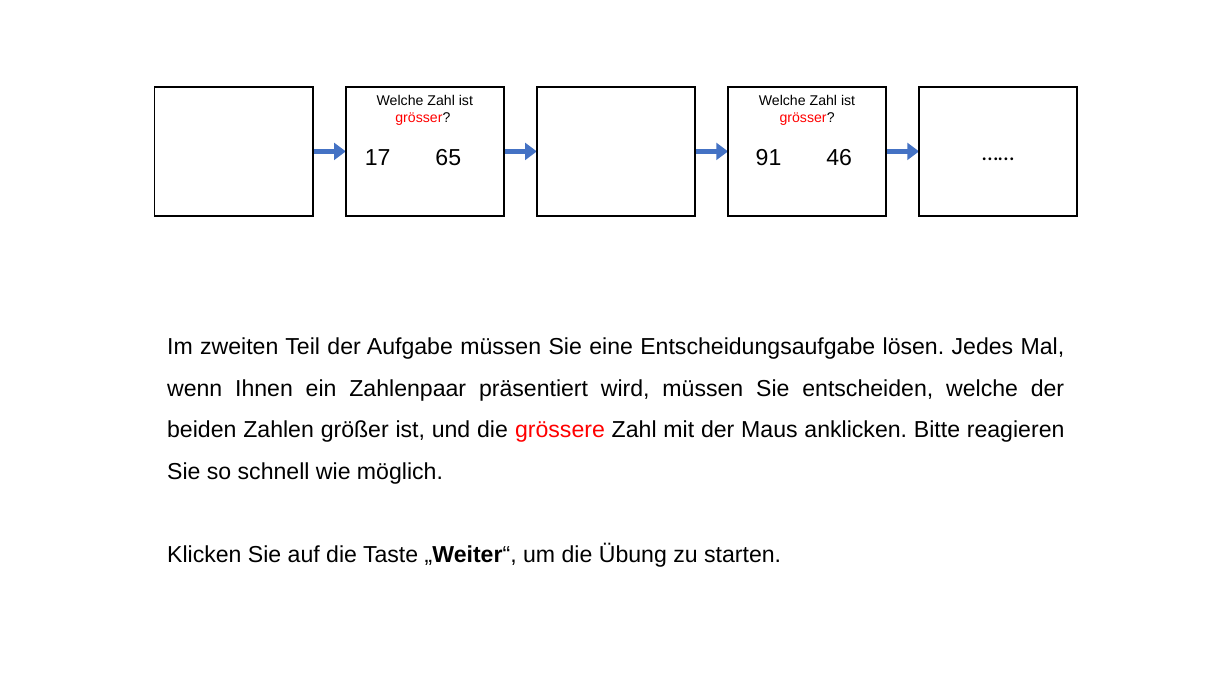
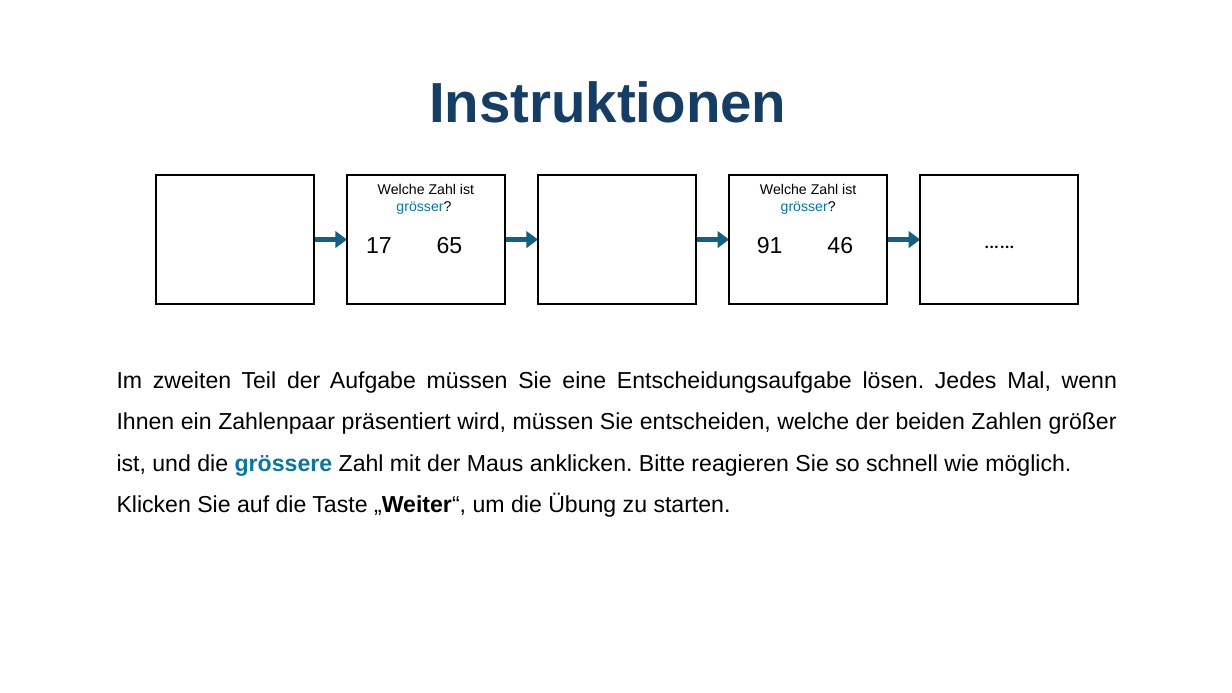
Before and after one commit to GidonFrischkorn/Ambizione-IndividualDifferencesStudy, a slide deck: slide 3 of tasks/number-complex-span/assets/images/instruction-de/instruction.pptx. Drawn at 1232x693 pixels with LibreOffice and Linux fonts; fonts in the diff are those of the drawing. Boxes give left, top, right and bottom in pixels: in the first picture for what was removed or moved away, otherwise in the second. Text is boxed around its words. In the diff, an @@ line names an element or a change of style, - is before the commit and + after.

```diff
--- a/tasks/number-complex-span/assets/images/instruction-de/instruction.pptx
+++ b/tasks/number-complex-span/assets/images/instruction-de/instruction.pptx
@@ text added at bbox=[429, 81, 786, 123], 44 pt, text #163E64, bold @@
+Instruktionen
@@ 5 rectangles: place and size @@
-5 rectangles at bbox=[154, 87, 1078, 215]
+5 rectangles at bbox=[156, 176, 1079, 304]
@@ rectangle "……" at bbox=[921, 176, 1079, 304]: font Calibri to Roboto @@
@@ text in rectangle at bbox=[378, 183, 474, 214]: text colour #FF0000 to #0B76A0 in "grösser?" @@
@@ text in rectangle at bbox=[760, 183, 856, 214]: text colour #FF0000 to #0B76A0 in "grösser?" @@
@@ arrow (314, 239) - (347, 239): stroke #4472C4 4.5 pt to #156082 4.5 pt @@
@@ arrow (506, 239) - (538, 239): stroke #4472C4 4.5 pt to #156082 4.5 pt @@
@@ 4 arrows: place and size @@
-4 arrows at bbox=[313, 152, 920, 152]
+4 arrows at bbox=[314, 239, 921, 239]
@@ arrow (697, 239) - (729, 239): stroke #4472C4 4.5 pt to #156082 4.5 pt @@
@@ arrow (887, 239) - (921, 239): stroke #4472C4 4.5 pt to #156082 4.5 pt @@
@@ text "Im zweiten Teil der Aufgabe ...": place and size @@
-text "Im zweiten Teil der Aufgabe ..." at bbox=[167, 337, 1065, 567]
+text "Im zweiten Teil der Aufgabe ..." at bbox=[117, 371, 1117, 517]
@@ text at bbox=[117, 371, 1117, 476]: text colour #FF0000 to #0B76A0, bold on in "grössere" @@
```
Also in this commit, not shown: 3 other slides changed, 5 other files.
